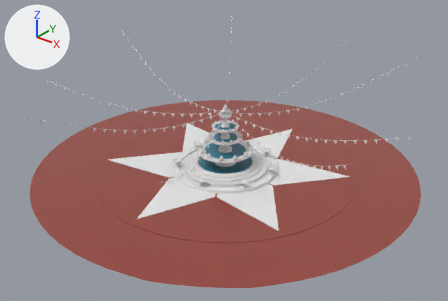
An edit to the FBX model stpr/Assets/Models/FBX/center.fbx, drawn before and after from the same camera.
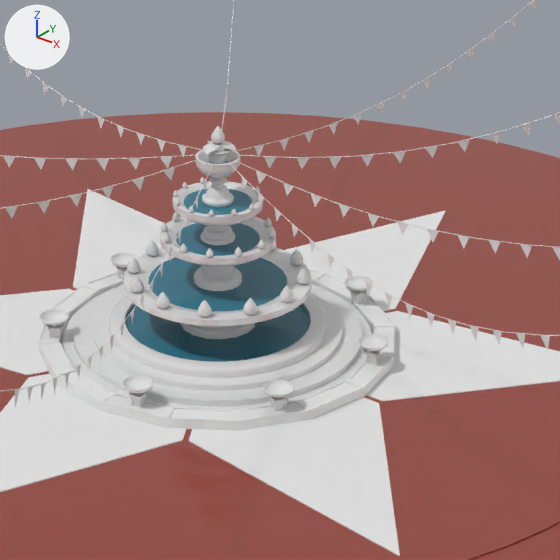
Old and new are each drawn whole from a 50 mm camera at (46.2, -58.1, 38.6) aimed at (1.2, -1.8, 3.7) and again close up on the part from 36% to 73% of the width and 22% to 77% of the height. Arrows for +X, +Y and +Z are at upper left; the lights stay in place. Where no turn or scale is listed for an object, it has been applied to the vertices. Vertices at the same position are counted once.

In view in the first close-up: 'BezierCurve.002', 'Circle.055', 'CornerA.012', 'Cylinder.102', 'Plane.003', 'Plane.004', 'Plane.006', 'Plane.008', 'center_water', 'hoshi_yuka', 'hunsui.002', 'hunsui.005'.
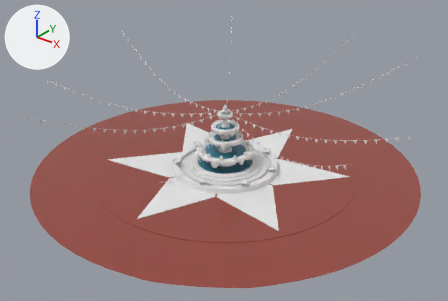
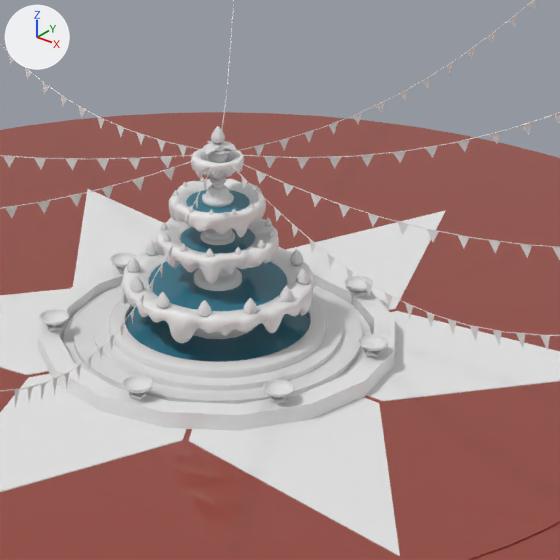
Location of each change, [x1, y1, x2, y2] in pixels of the close-ups (560 x 560 px):
'Circle.055', reshaped
    before: [38, 269, 395, 431]
    after: [38, 263, 395, 431]
'hunsui_001', added
    after: [121, 148, 314, 343]
part 1 of me_circle_027, cut back
    before: [38, 269, 395, 421]
    after: [38, 263, 395, 415]
'hunsui.005', unchanged, covered by the edit
    before: [124, 150, 312, 326]
    after: [153, 170, 287, 293]

Edits to the bpy script that builds the scene:
```text
Add mat_hunnsui_creem:
    mat_hunnsui_creem = principled_material('hunnsui_creem')
    mat_hunnsui_creem.base_color = (0.8, 0.8, 0.8)  # white #e7e7e7
Change me_circle_027:
    used by ob_circle_055; location = (0.0, 0.0, 0.0)
    remove me_circle_027.from_pydata(...)  # 192 vertices, 176 faces; spans x -7.1..7.1, y -7.1..7.1, z 0.0..0.49
    add me_circle_027.from_pydata(...)  # 64 vertices, 48 faces; spans x -7.1..7.1, y -7.1..7.1, z 0.0..0.74
    me_circle_027 part 1
    128 vertices are removed from x -7.02..7.02, y -7.02..7.02, z 0.45..0.49
    176 faces are deleted
    32 vertices in x -7.1..7.1, y -7.1..7.1, z 0.49 move by (0.0, 0.0, 0.25)
    48 new faces join them
Add me_cylinder_034:
    me_cylinder_034.from_pydata(...)  # 17985 vertices, 17206 faces; spans x -3.83..3.8, y -3.84..3.83, z 1.77..8.12
    me_cylinder_034.materials.append(mat_hunnsui_creem)  # white #e7e7e7
Add ob_hunsui_001:
    ob_hunsui_001 = bpy.data.objects.new('hunsui_001', me_cylinder_034)
    ob_hunsui_001.location = (0.0, 0.0, 0.0)
```
